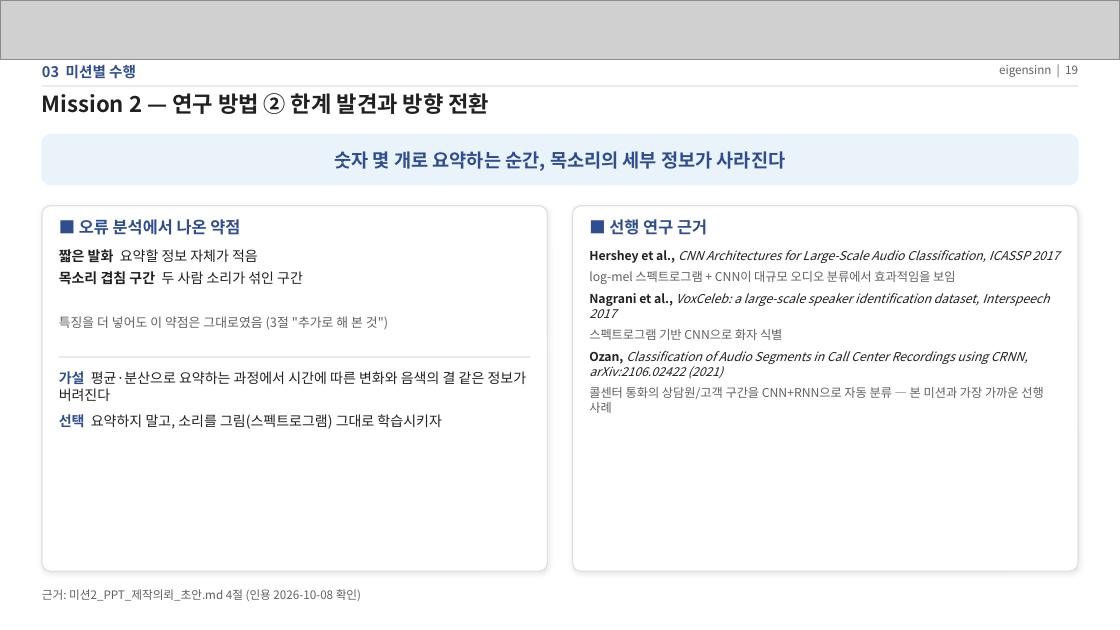
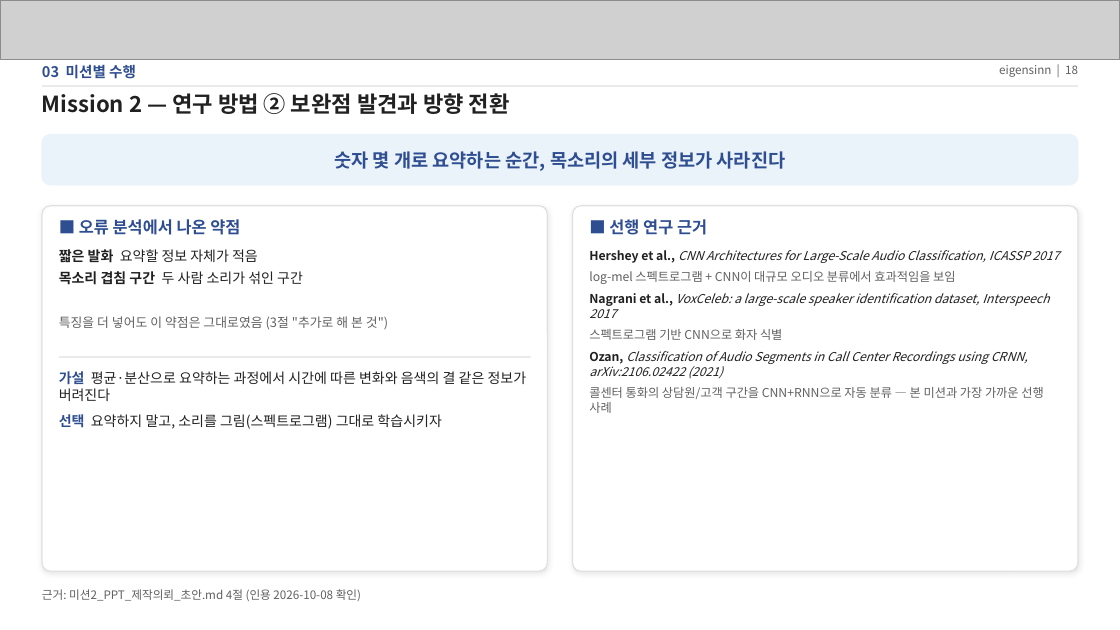
Before and after one commit to eigensinn-dcc2026/prelim, a slide deck: slide 18 of ppt/DCC2026_예선_결과정리.pptx (slide 19 before the commit). Drawn at 1120x630 pixels with LibreOffice and Linux fonts; fonts in the diff are those of the drawing; grey boxes stand for pictures. Boxes give left, top, right and bottom in pixels: in the first picture for what was removed or moved away, otherwise in the second. Text is boxed around its words. In the diff, an @@ line names an element or a change of style, - is before the commit and + after.

```diff
--- a/ppt/DCC2026_예선_결과정리.pptx
+++ b/ppt/DCC2026_예선_결과정리.pptx
@@ text at (x1=999, y1=65, x2=1078, y2=77): text changed @@
-eigensinn | 19
+eigensinn | 18
@@ text at (x1=42, y1=93, x2=510, y2=114): text changed @@
-Mission 2 — 연구 방법 ② 한계 발견과 방향 전환
+Mission 2 — 연구 방법 ② 보완점 발견과 방향 전환
```
Also in this commit, not shown: 23 other slides changed, 2 slides removed, 1 other file.
